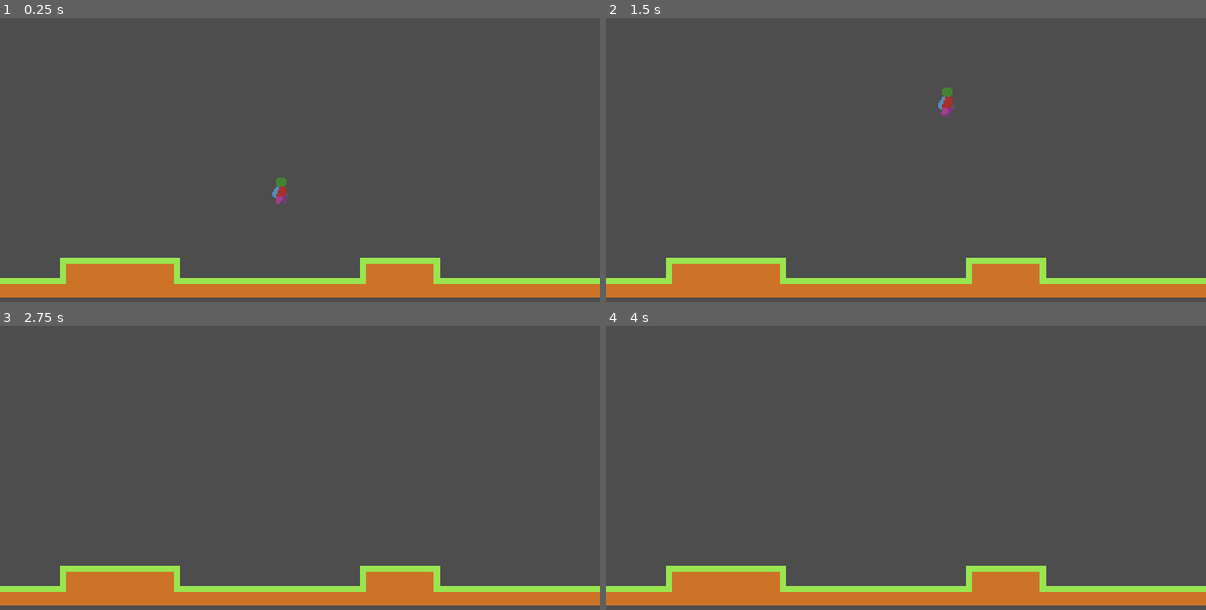
Above: before the commit, frames 1-4 (two rows, left to right).
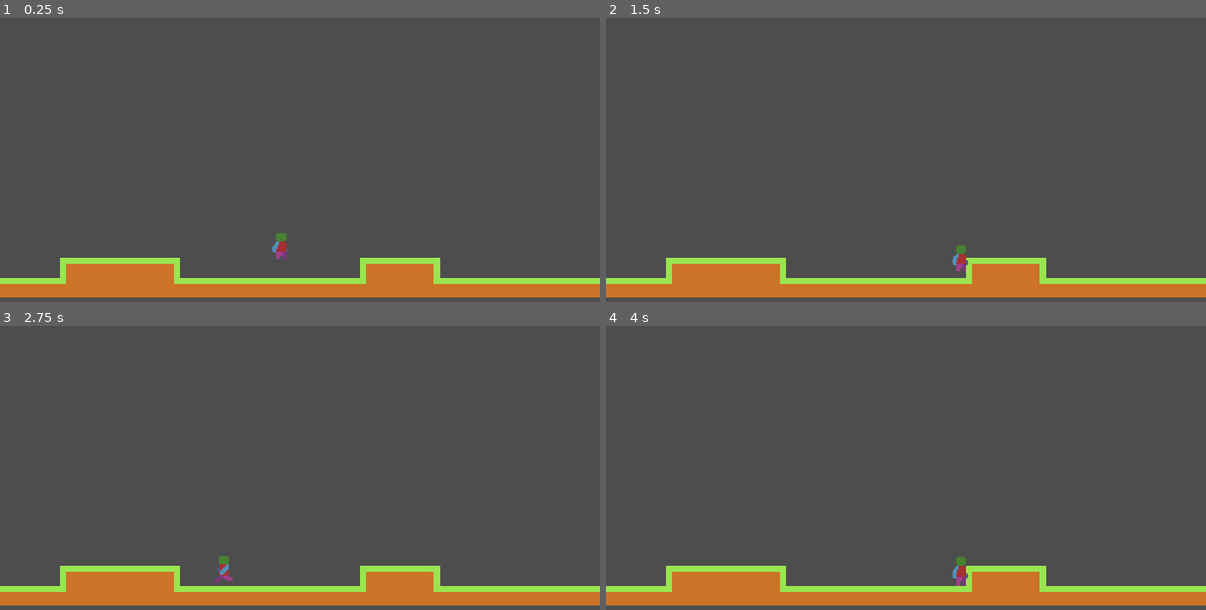
Above: after the commit, the same moments.

Repository: Evangelische-Zinzendorfschulen-Herrnhut/platformer-hacker-space25
Game: Godot game, scene res://level/level.tscn
Same seed, same stepped clock (60 frames per second), same inputs: the game is played once before the commit and once after it.
Inputs:
- Up to frame 1 (0.25 s): no input
- Up to frame 2 (1.5 s): hold D (right) from 0.53 s (still down); tap Space (jump) at 0.6, 0.77, 1.07, 1.35 s
- Up to frame 3 (2.75 s): tap Space (jump) at 1.52, 1.82, 2.1 s; release D (right) at 2.03 s; hold A (left) from 2.03 s (still down)
- Up to frame 4 (4 s): release A (left) at 2.78 s; hold D (right) from 2.78 s (still down); tap Space (jump) at 2.85, 3.02, 3.32, 3.6, 3.77 s

The runs differ from the first frame. In frame 1, 0.3% of the frame differs, in the area x 45-49%, y 56-85%; in frame 2, 0.3%, in the area x 55-61%, y 24-90%; in frame 3, 0.2%; in frame 4, 0.2%.

Commit message:
verbesserte Sprungfähigkeiten
Sprungfähigkeiten des Players verbessert
- Coyote_time hinzugefügt
- Jump-Buffer eingerichtet
- Mehrfachsprungmöglichkeiten einstellbar
- alle wichtigen Parameter als export-variablen eingerichtet

Diff:
--- a/level/level.tscn
+++ b/level/level.tscn
@@ -1,8 +1,7 @@
-[gd_scene load_steps=6 format=4 uid="uid://cvsye3gcbnlv"]
+[gd_scene load_steps=5 format=4 uid="uid://cvsye3gcbnlv"]
 
 [ext_resource type="Texture2D" uid="uid://drvv1ieheo2nl" path="res://assets/Tiles 16x16.png" id="1_5gx2l"]
 [ext_resource type="PackedScene" uid="uid://dsjdc5qrhkutg" path="res://player/player.tscn" id="1_7lnir"]
-[ext_resource type="PackedScene" uid="uid://by21kusuyg8d2" path="res://NPC's/Npc/npc.tscn" id="3_51lvl"]
 
 [sub_resource type="TileSetAtlasSource" id="TileSetAtlasSource_qohg2"]
 texture = ExtResource("1_5gx2l")
@@ -117,8 +116,5 @@
 tile_map_data = PackedByteArray("AAAAAA0AAAABAAAAAAABAA0AAAABAAAAAAACAA0AAAABAAAAAAADAA0AAAAFAAEAAAAEAA0AAAABAAEAAAAFAA …(560 unchanged characters)…
 tile_set = SubResource("TileSet_vkbyq")
 
-[node name="Npc" parent="." instance=ExtResource("3_51lvl")]
-position = Vector2(323, 192)
-
 [node name="Player" parent="." instance=ExtResource("1_7lnir")]
 position = Vector2(225, 117)
--- a/player/player.gd
+++ b/player/player.gd
@@ -1,30 +1,93 @@
+
 extends CharacterBody2D
 
-const GRAVITY: float = 8.1
-const SPEED: int = 50
-const JUMP_POWER: int = -150
+# --- Tuning-Parameter ---
+@export var gravity: float = 1800.0        # Pixel/s^2
+@export var move_speed: float = 260.0      # Pixel/s
+@export var jump_speed: float = 150.0      # Anfangs-Sprunggeschwindigkeit (nach oben)
+@export var max_air_jumps: int = 1         # 1 = Double Jump, 2 = Triple Jump, usw.
 
-# Called when the node enters the scene tree for the first time.
-func _ready() -> void:
-	pass # Replace with function body.
+# Optional: Komfort-Funktionen
+@export var coyote_time: float = 0.12      # Sek., in denen Sprung noch zählt, nachdem Boden verlassen
+@export var jump_buffer_time: float = 0.12 # Sek., in denen ein "zu früh" gedrückter Sprung zwischengespeichert wird
+@export var variable_jump_factor: float = 0.55 # Wie stark der Sprung bei frühem Loslassen gekürzt wird (0–1)
 
+# --- Laufzeit-Variablen ---
+var air_jumps_left: int = max_air_jumps
+var coyote_timer: float = 0.0
+var jump_buffer_timer: float = 0.0
 
 func _physics_process(delta: float) -> void:
-	if Input.is_action_pressed("left"):
-		velocity.x = -SPEED
+	handle_horizontal_move(delta)
+	apply_gravity(delta)
+	read_jump_input()
+	try_jump()
+	apply_variable_jump(delta)
+
+	# Bewegung anwenden
+	move_and_slide()
+
+	# Boden-Logik / Reset der Sprünge
+	if is_on_floor():
+		coyote_timer = coyote_time                      # Zeitfenster nach Boden verlassen
+		air_jumps_left = max_air_jumps                  # In der Luft verfügbare Sprünge zurücksetzen
+	else:
+		coyote_timer = max(coyote_timer - delta, 0.0)
+
+	# Jump-Buffer abbauen
+	jump_buffer_timer = max(jump_buffer_timer - delta, 0.0)
+
+# --- Bewegungssteuerung ---
+func handle_horizontal_move(_delta: float) -> void:
+	var dir := Input.get_action_strength("right") - Input.get_action_strength("left")
+	if velocity.x > 0:
+		$AnimatedSprite2D.play("run")
+		$AnimatedSprite2D.flip_h = false
+	elif velocity.x < 0:
 		$AnimatedSprite2D.play("run")
 		$AnimatedSprite2D.flip_h = true
-	elif Input.is_action_pressed("right"):
-		velocity.x = SPEED
-		$AnimatedSprite2D.play("run")
-		$AnimatedSprite2D.flip_h = false
 	else:
-		velocity.x = 0
 		$AnimatedSprite2D.play("idle")
 
+	velocity.x = dir * move_speed
+
+# --- Schwerkraft ---
+func apply_gravity(delta: float) -> void:
+	if not is_on_floor():
+		velocity.y += gravity * delta
+	else:
+		# auf dem Boden minimal stabilisieren
+		if velocity.y > 0.0:
+			velocity.y = 0.0
+
+# --- Eingaben lesen ---
+func read_jump_input() -> void:
+	# Jump gedrückt -> Buffer setzen
 	if Input.is_action_just_pressed("jump"):
-		velocity.y += JUMP_POWER
+		jump_buffer_timer = jump_buffer_time
 
-	velocity.y += GRAVITY
+# --- Sprung versuchen ---
+func try_jump() -> void:
+	var can_ground_jump := is_on_floor() or coyote_timer > 0.0
+	var can_air_jump := (not can_ground_jump) and air_jumps_left > 0
 
-	move_and_slide()
+	if jump_buffer_timer > 0.0:
+		if can_ground_jump:
+			do_jump()
+			jump_buffer_timer = 0.0
+		elif can_air_jump:
+			do_jump()
+			air_jumps_left -= 1
+			jump_buffer_timer = 0.0
+
+# --- Sprung ausführen ---
+func do_jump() -> void:
+	velocity.y = -jump_speed
+	# Beim Sprung endet Coyote Time
+	coyote_timer = 0.0
+
+# --- Variabler Sprung (frühes Loslassen verringert Höhe) ---
+func apply_variable_jump(_delta: float) -> void:
+	# Wenn Sprungtaste losgelassen und wir noch aufwärts fliegen, kürzen
+	if Input.is_action_just_released("jump") and velocity.y < 0.0:
+		velocity.y *= variable_jump_factor
--- a/player/player.tscn
+++ b/player/player.tscn
@@ -126,6 +126,7 @@
 
 [node name="Player" type="CharacterBody2D"]
 script = ExtResource("1_rkbax")
+move_speed = 150.0
 
 [node name="AnimatedSprite2D" type="AnimatedSprite2D" parent="."]
 sprite_frames = SubResource("SpriteFrames_hg6s5")
Not shown: 1 places in player/player.tscn that only renumber resources
